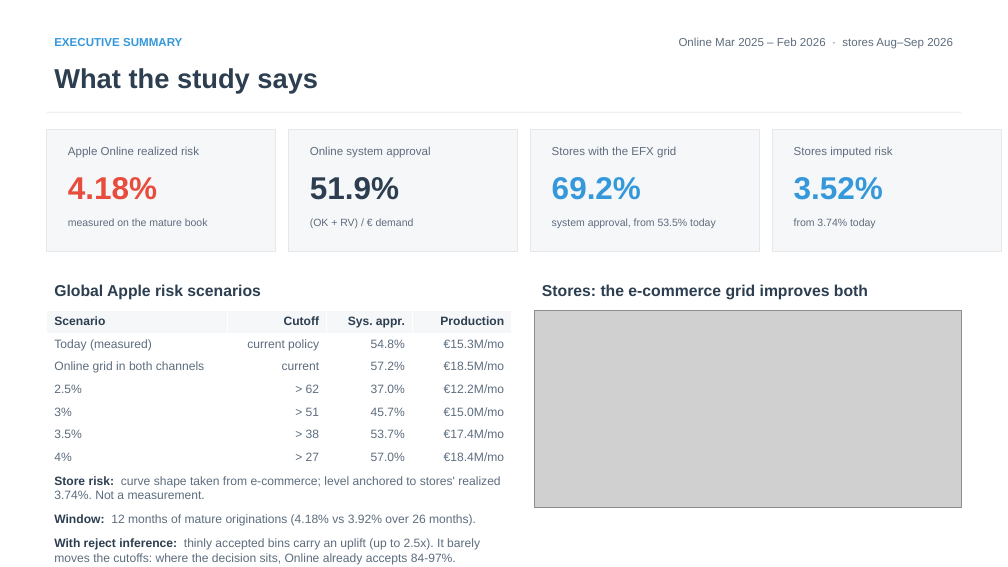
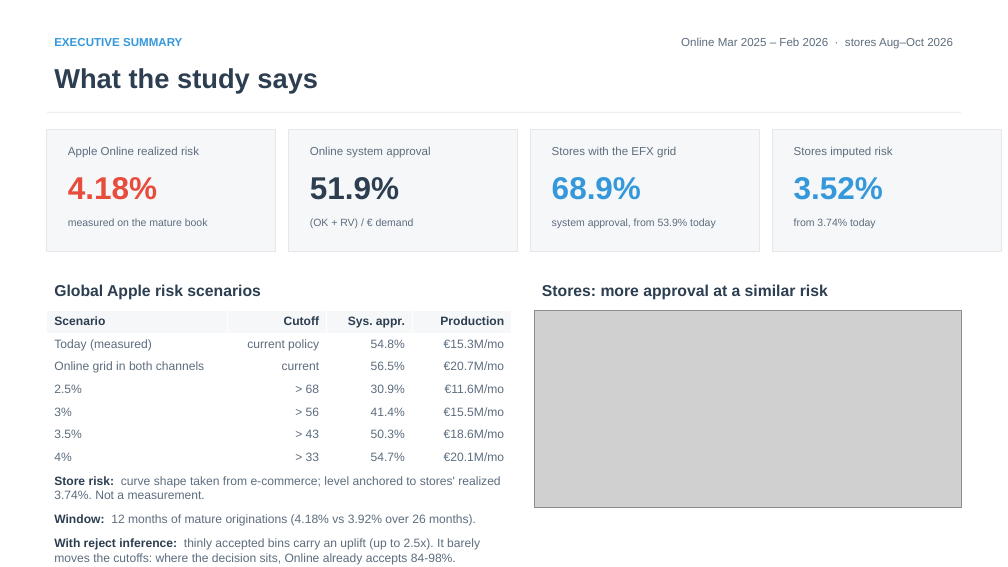
Before and after one commit to iocariz/scoring_tools, a slide deck: slide 2 of output/apple_deck/Apple_EFX_Study.pptx. Drawn at 1008x567 pixels with LibreOffice and Linux fonts; fonts in the diff are those of the drawing; grey boxes stand for pictures. Boxes give left, top, right and bottom in pixels: in the first picture for what was removed or moved away, otherwise in the second. Text is boxed around its words. In the diff, an @@ line names an element or a change of style, - is before the commit and + after.

```diff
--- a/output/apple_deck/Apple_EFX_Study.pptx
+++ b/output/apple_deck/Apple_EFX_Study.pptx
@@ text at box(681, 38, 953, 49): text changed @@
-Online Mar 2025 – Feb 2026 · stores Aug–Sep 2026
+Online Mar 2025 – Feb 2026 · stores Aug–Oct 2026
@@ text at box(552, 177, 641, 200): text changed @@
-69.2%
+68.9%
@@ text at box(552, 218, 716, 228): text changed @@
-system approval, from 53.5% today
+system approval, from 53.9% today
@@ text at box(542, 284, 828, 300): text changed @@
-Stores: the e-commerce grid improves both
+Stores: more approval at a similar risk
@@ table at box(47, 311, 511, 470) @@
-row 3, column 3: 57.2%
+row 3, column 3: 56.5%
-row 3, column 4: €18.5M/mo
+row 3, column 4: €20.7M/mo
-row 4: 2.5% | > 62 | 37.0% | €12.2M/mo
+row 4: 2.5% | > 68 | 30.9% | €11.6M/mo
-row 5: 3% | > 51 | 45.7% | €15.0M/mo
+row 5: 3% | > 56 | 41.4% | €15.5M/mo
-row 6: 3.5% | > 38 | 53.7% | €17.4M/mo
+row 6: 3.5% | > 43 | 50.3% | €18.6M/mo
-row 7: 4% | > 27 | 57.0% | €18.4M/mo
+row 7: 4% | > 33 | 54.7% | €20.1M/mo
@@ text at box(54, 538, 480, 564): text changed @@
-With reject inference: thinly accepted bins carry an uplift (up to 2.5x). It barely moves the cutoffs: where the decision sits, Online already accepts 84-97%.
+With reject inference: thinly accepted bins carry an uplift (up to 2.5x). It barely moves the cutoffs: where the decision sits, Online already accepts 84-98%.
```
Also in this commit, not shown: 13 other slides changed, 14 other files.
